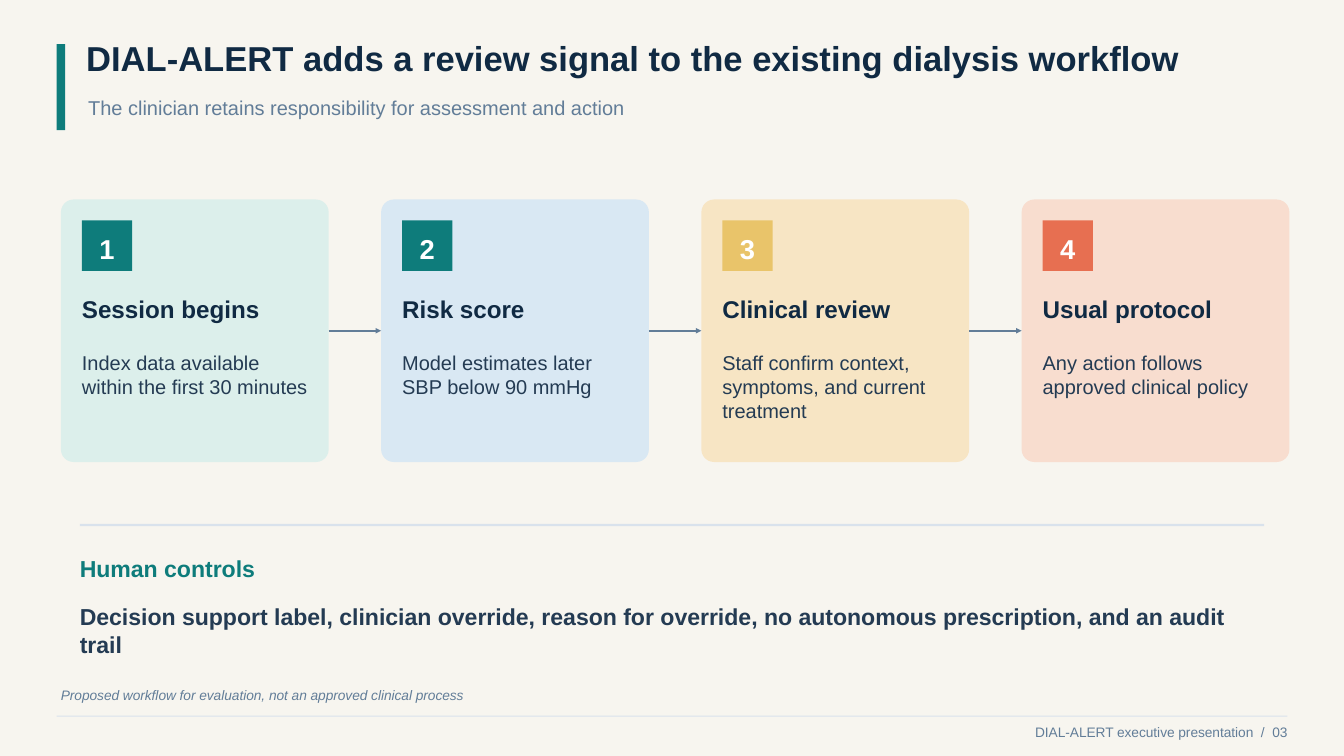
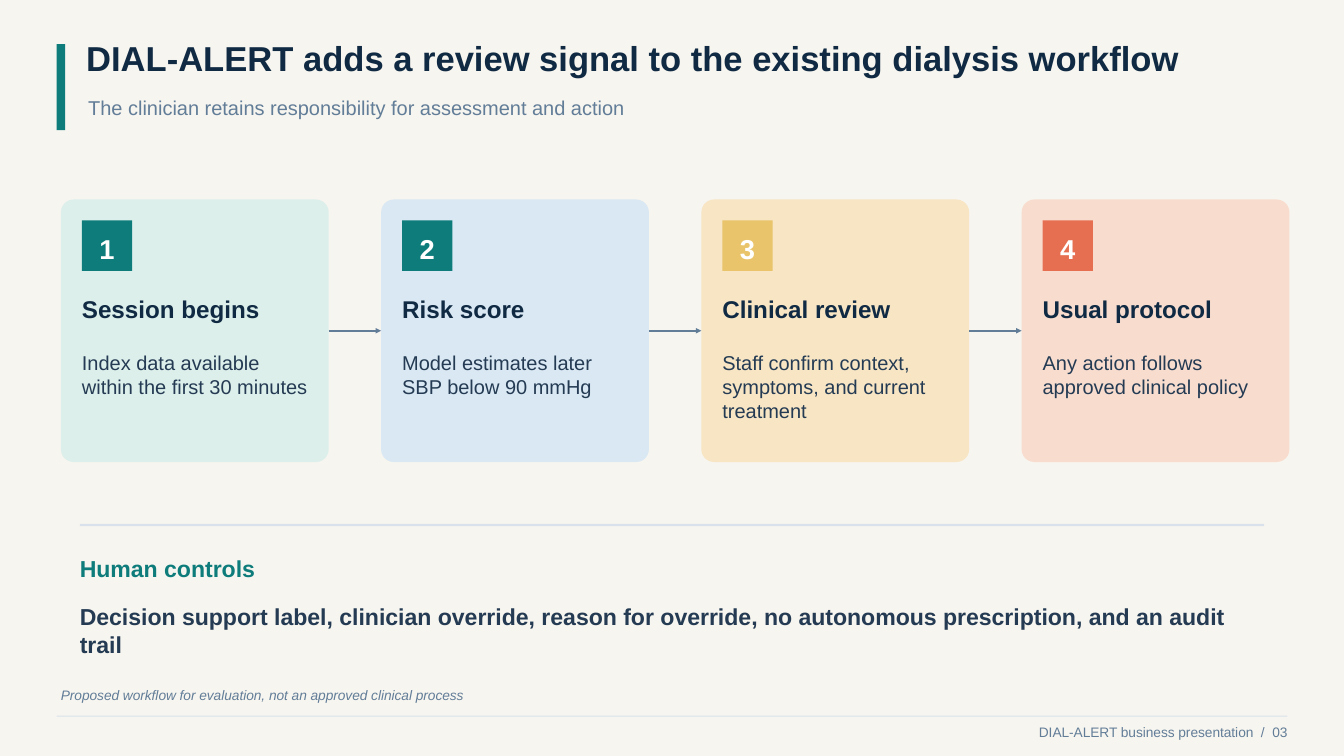
Before and after one commit to guillanofg/DIAL-ALERT, a slide deck: slide 3 of reports/Franklin_Guillano_DIAL_ALERT_Business_Presentation.pptx. Drawn at 1344x756 pixels with LibreOffice and Linux fonts; fonts in the diff are those of the drawing. Boxes give left, top, right and bottom in pixels: in the first picture for what was removed or moved away, otherwise in the second. Text is boxed around its words. In the diff, an @@ line names an element or a change of style, - is before the commit and + after.

```diff
--- a/reports/Franklin_Guillano_DIAL_ALERT_Business_Presentation.pptx
+++ b/reports/Franklin_Guillano_DIAL_ALERT_Business_Presentation.pptx
@@ text at [1039, 727, 1287, 740]: text changed @@
-DIAL-ALERT executive presentation / 03
+DIAL-ALERT business presentation / 03
```
Also in this commit, not shown: 9 other slides changed, 1 slide added, 39 other files.
